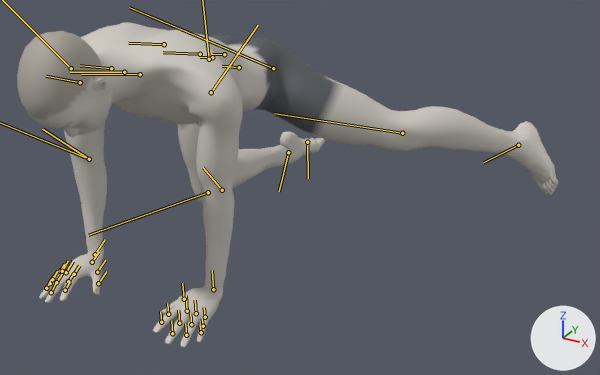
A saved change to the glTF model exports/kneeling-leg-half-circle.glb.
The view is the same before and after, from a 50 mm camera at (1.311, -2.021, 1.162) aimed at (0.278, -0.143, 0.223). Arrows for +X, +Y and +Z are at lower right; the lights stay in place. The picture after the commit comes second. Both versions are drawn at frame 92 of the action 'kneeling-leg-half-circle_left'; the numbers are the values there. The bones that change, and the others that lie on the model, are drawn over the model as lines.
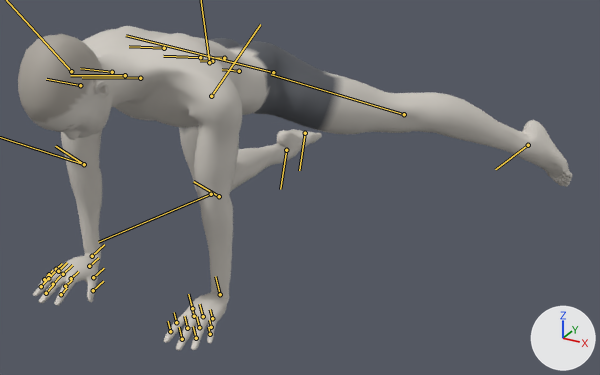
Pixel boxes (x1, y1, x2, y2) of what changed, in the pictures (600 x 375 px):
'Mesh_0', posed
    before: (17, 22, 558, 347)
    after: (18, 26, 572, 351)
bone 'pelvis', root to tip
    before: (239, 67) to (222, 66)
    after: (239, 71) to (222, 69)
bone 'upperarm_l', root to tip
    before: (211, 92) to (258, 25)
    after: (211, 96) to (260, 24)
bone 'lowerarm_l', root to tip
    before: (222, 190) to (203, 167)
    after: (219, 196) to (193, 181)
bone 'hand_l', root to tip
    before: (213, 289) to (212, 270)
    after: (220, 294) to (215, 276)
bone 'hand_r', root to tip
    before: (95, 254) to (105, 239)
    after: (92, 256) to (104, 244)
bone 'thigh_l', root to tip
    before: (273, 68) to (129, 7)
    after: (273, 72) to (126, 35)
bone 'calf_l', root to tip
    before: (402, 133) to (274, 113)
    after: (404, 114) to (271, 74)
bone 'foot_l', root to tip
    before: (518, 145) to (483, 162)
    after: (528, 145) to (495, 169)
bone 'calf_r', root to tip
    before: (208, 192) to (88, 235)
    after: (211, 194) to (98, 242)
bone 'foot_r', root to tip
    before: (288, 152) to (279, 191)
    after: (286, 150) to (280, 189)
bone 'ball_r', root to tip
    before: (307, 142) to (308, 178)
    after: (305, 133) to (299, 170)

What the commit changed:
Bone 'pelvis' (bone_pelvis) moves from (0.006, -0.478, 0.0) to (0.006, -0.489, 0.0).
Bone 'upperarm_l' (bone_upperarm_l) turns from (-37, -10, 69) to (-36, -10, 73) degrees about its own x, y and z.
Bone 'lowerarm_l' (bone_lowerarm_l) turns from (3, 10, -36) to (-1, 15, -43) degrees about its own x, y and z.
Bone 'hand_l' (bone_hand_l) turns from (72, -36, 34) to (87, -34, 29) degrees about its own x, y and z.
Bone 'upperarm_r' (bone_upperarm_r) turns from (37, 10, 69) to (36, 10, 73) degrees about its own x, y and z.
Bone 'lowerarm_r' (bone_lowerarm_r) turns from (-3, -10, -36) to (1, -15, -43) degrees about its own x, y and z.
Bone 'hand_r' (bone_hand_r) turns from (-72, 36, 34) to (-87, 34, 29) degrees about its own x, y and z.
Bone 'thigh_l' (bone_thigh_l) turns from (44, -3, 18) to (39, 3, 10) degrees about its own x, y and z.
Bone 'calf_l' (bone_calf_l) turns from (-15, 0, -15) to (-2, 0, 2) degrees about its own x, y and z.
Bone 'foot_l' (bone_foot_l) turns from (12, 5, -28) to (5, 3, -46) degrees about its own x, y and z.
Bone 'thigh_r' (bone_thigh_r) turns from (3, -2, 72) to (3, -2, 69) degrees about its own x, y and z.
Bone 'calf_r' (bone_calf_r) turns from (9, -5, -85) to (7, -5, -84) degrees about its own x, y and z.
Bone 'foot_r' (bone_foot_r) turns from (-7, -7, -63) to (-5, -6, -73) degrees about its own x, y and z.
Bone 'ball_r' (bone_ball_r) turns from (-2, 1, -26) to (0, 0, 0) degrees about its own x, y and z.
